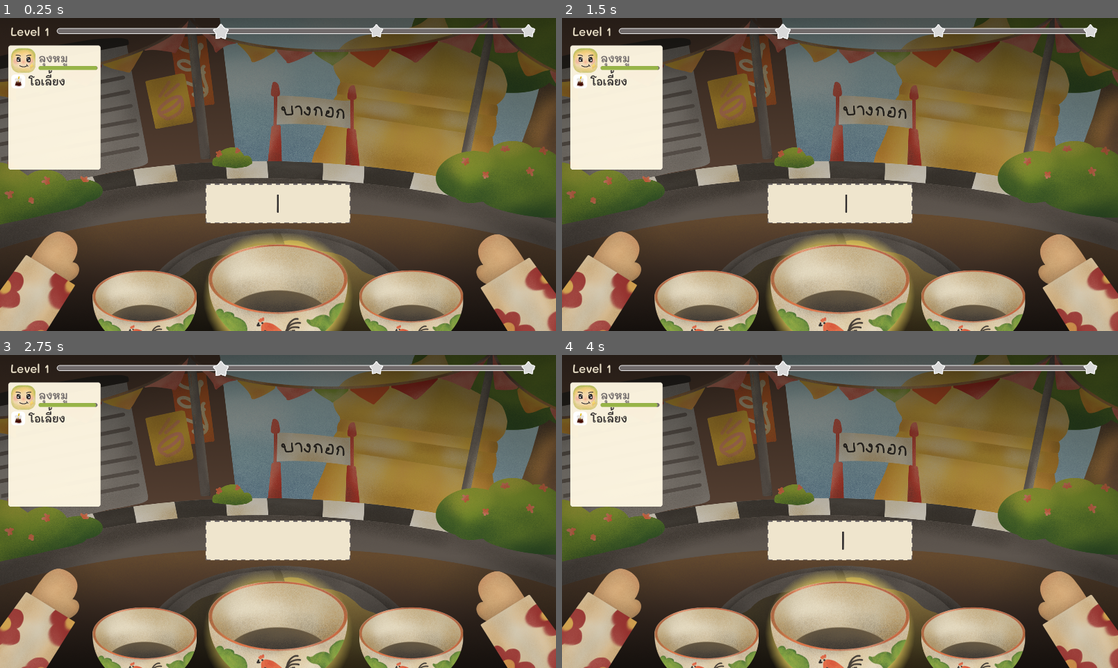
Above: before the commit, frames 1-4 (two rows, left to right).
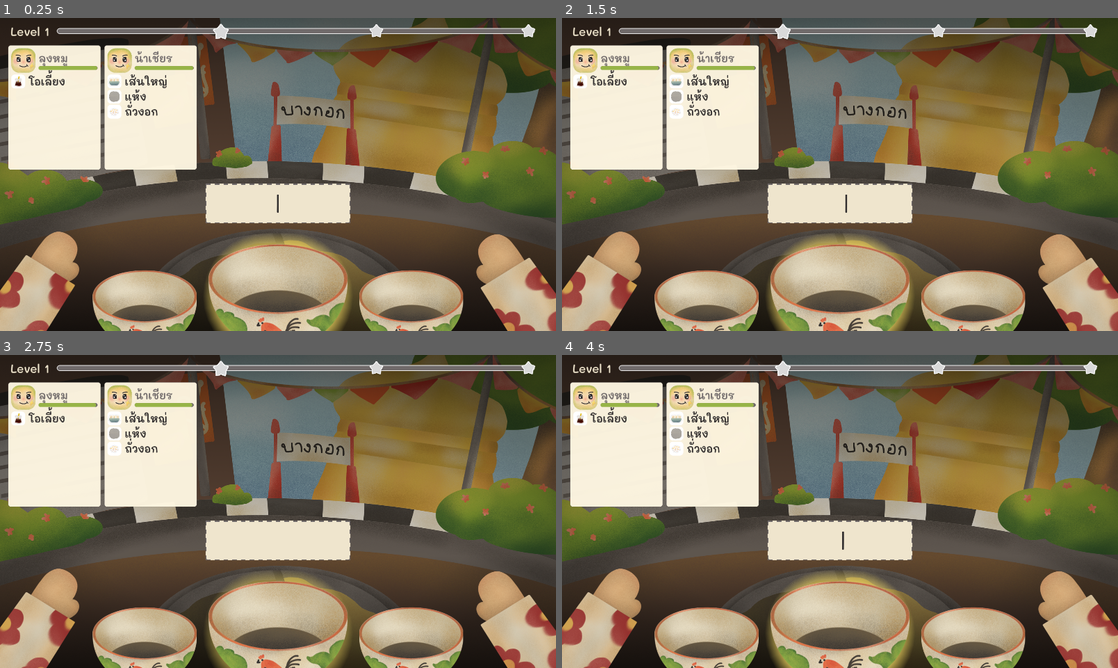
Above: after the commit, the same moments.

Repository: pcpaugust/video-game
Game: Godot game, scene res://scenes/main/Cooking.tscn
Same seed, same stepped clock (60 frames per second), same inputs: the game is played once before the commit and once after it.
Inputs:
- Up to frame 1 (0.25 s): no input
- Up to frame 2 (1.5 s): tap Enter at 0.5, 0.6 s; tap Space at 0.77, 1.25 s; tap Tab at 1.35 s
- Up to frame 3 (2.75 s): tap Space at 1.52 s; tap Enter at 2 s; tap Backspace at 2.1 s
- Up to frame 4 (4 s): tap Space at 2.75, 3.02, 3.77 s; tap Enter at 2.85, 3.5 s; tap Tab at 3.6 s

The runs differ from the first frame. In frame 1, 6.5% of the frame differs, in the area x 18-36%, y 8-49%; in frame 2, 6.5%; in frame 3, 6.5%; in frame 4, 6.5%.

Commit message:
feat: UI order management systems

Diff:
--- a/scripts/config/game_config.gd
+++ b/scripts/config/game_config.gd
@@ -7,7 +7,7 @@
 
 const CHILD_CUSTOMER_CHANCE: float = 0.1
 
-const SPAWN_INTERVAL_BASE: float = 10.0
+const SPAWN_INTERVAL_BASE: float = 12.0
 const SPAWN_INTERVAL_DECREASE_PER_LEVEL: float = 1.0
 const MIN_SPAWN_INTERVAL: float = 5.0
 
--- a/scripts/core/cooking.gd
+++ b/scripts/core/cooking.gd
@@ -18,6 +18,7 @@
 	var patience: float = 0.0
 	var max_patience: float = 0.0
 	var is_child: bool = false
+	var is_new: bool = true
 
 var level: int = 1
 var score: int = 0
@@ -67,7 +68,10 @@
 	center_bowl.set_state("glow")
 	left_bowl.clear()
 	right_bowl.clear()
-	spawn_timer = 0.0
+	for i in range(GameConfig.BASE_CUSTOMER_COUNT):
+		_spawn_single_customer()
+
+	spawn_timer = max(GameConfig.MIN_SPAWN_INTERVAL, GameConfig.SPAWN_INTERVAL_BASE - (level * GameConfig.SPAWN_INTERVAL_DECREASE_PER_LEVEL))
 	_update_ui_full()
 
 func _spawn_single_customer() -> void:
@@ -105,6 +109,9 @@
 	order_queue.update_patience_only(customers)
 
 	if customers.size() < GameConfig.MAX_CUSTOMERS:
+		if customers.is_empty():
+			spawn_timer = 0.0
+
 		spawn_timer -= delta
 		if spawn_timer <= 0.0:
 			_spawn_single_customer()
--- a/scripts/ui/order_queue.gd
+++ b/scripts/ui/order_queue.gd
@@ -12,7 +12,12 @@
 	# สร้างการ์ดใหม่ตามข้อมูลลูกค้า
 	for c in customers:
 		var card = OrderCardScene.instantiate()
-		queue.add_child(card)
+
+		var wrapper = Control.new()
+		wrapper.custom_minimum_size = card.custom_minimum_size
+		queue.add_child(wrapper)
+		wrapper.add_child(card)
+
 		if card.has_method("update_from_data"):
 			card.update_from_data(
 				c.name,
@@ -22,9 +27,20 @@
 				c.order_keys
 			)
 
+		if "is_new" in c and c.is_new:
+			card.position.x = 1920
+			card.modulate = Color(1, 1, 1, 0)
+			var tween = create_tween()
+			tween.set_parallel(true)
+			tween.tween_property(card, "position:x", 0.0, 0.6).set_trans(Tween.TRANS_EXPO).set_ease(Tween.EASE_OUT)
+			tween.tween_property(card, "modulate", Color(1, 1, 1, 1), 0.5).set_ease(Tween.EASE_OUT)
+			c.is_new = false
+
 func update_patience_only(customers: Array):
 	# อัปเดตเฉพาะแถบเวลาโดยไม่ต้องลบโหนดทิ้ง (Performance)
-	var cards = queue.get_children()
-	for i in range(min(cards.size(), customers.size())):
-		if cards[i].has_method("update_patience"):
-			cards[i].update_patience(customers[i].patience, customers[i].max_patience)
+	var wrappers = queue.get_children()
+	for i in range(min(wrappers.size(), customers.size())):
+		if wrappers[i].get_child_count() > 0:
+			var card = wrappers[i].get_child(0)
+			if card.has_method("update_patience"):
+				card.update_patience(customers[i].patience, customers[i].max_patience)
